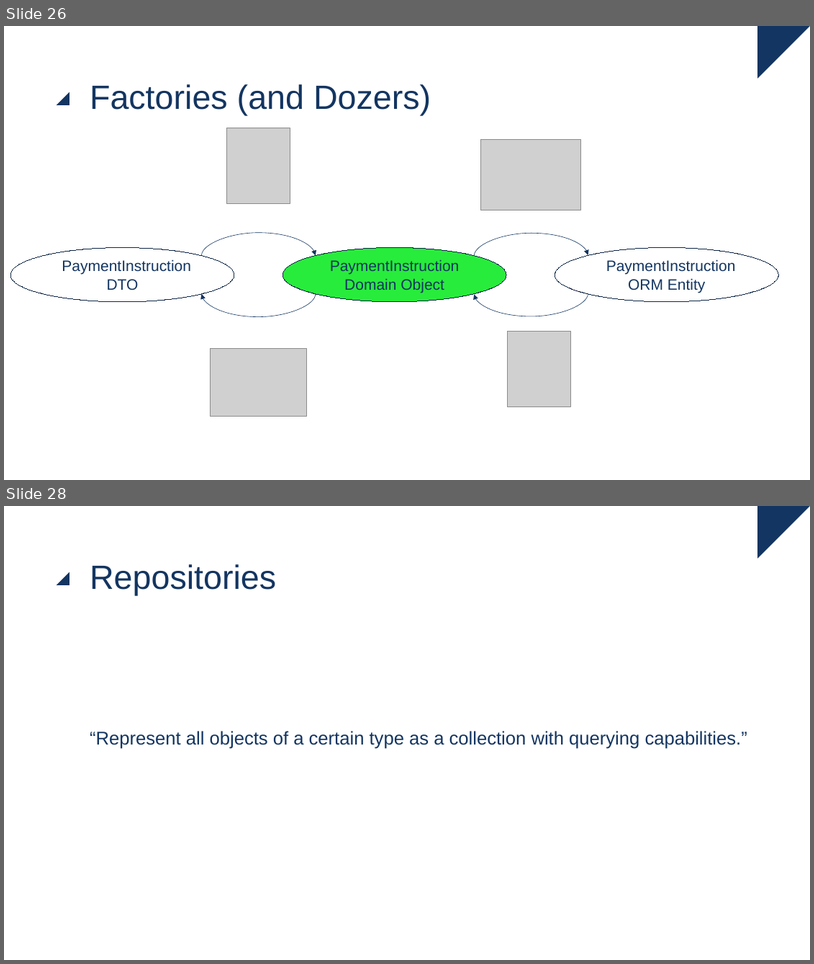
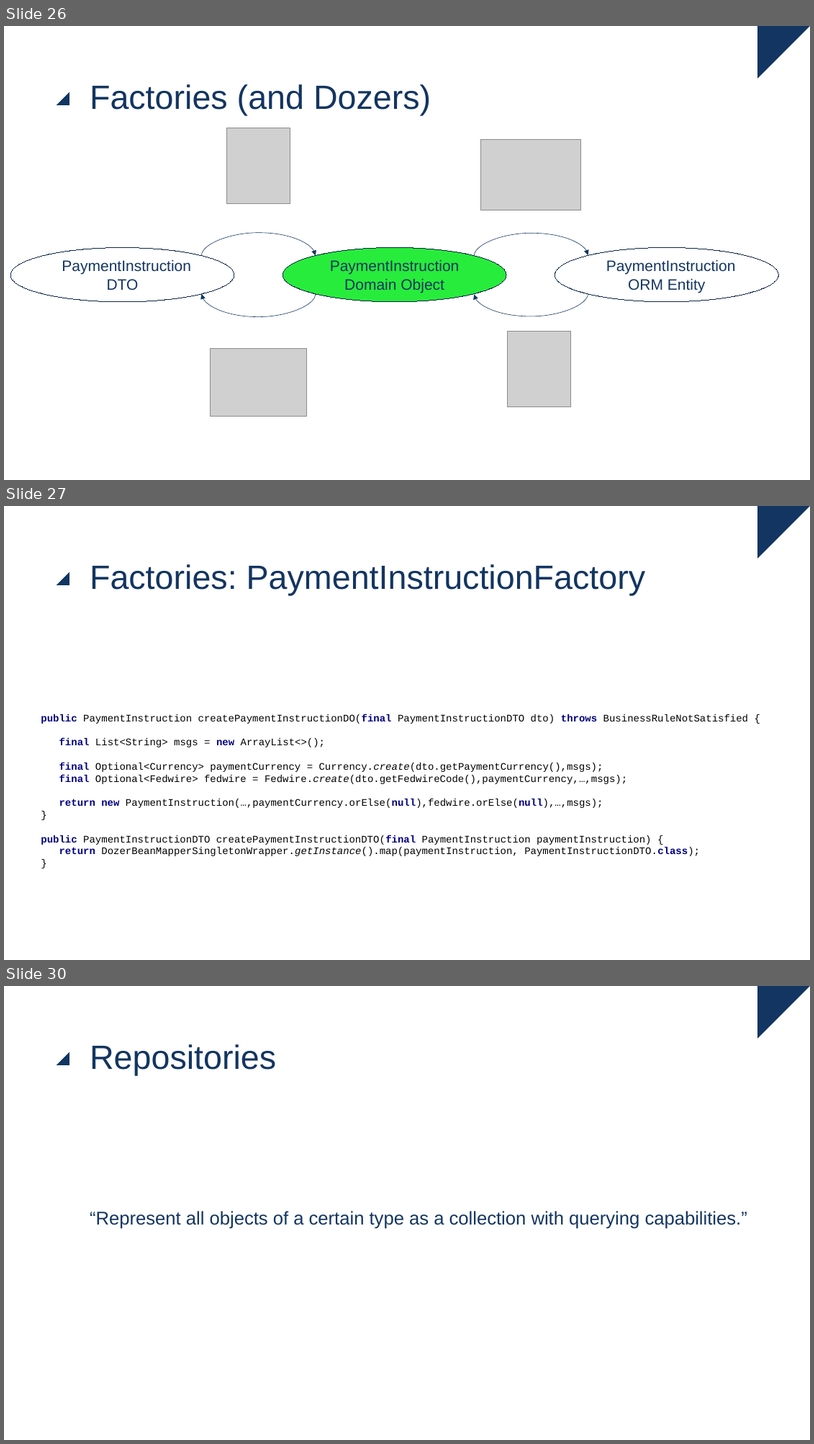
Before and after one commit to ingmars1709/ddd, a slide deck: ddd.pptx. Shown one above the other, each under a label of ours: slides 26 and 28 before the commit, slides 26, 27 and 30 after it; the slides between them are not shown. The pictures are 814x964 and 814x1444 pixels, drawn with LibreOffice and Linux fonts; fonts in the diff are those of the drawing; grey boxes stand for pictures. Boxes give left, top, right and bottom in pixels: in the first picture for what was removed or moved away, otherwise in the second. Text is boxed around its words. In the diff, an @@ line names an element or a change of style, - is before the commit and + after.

Commit message:
Added examples Entities Factory

```diff
--- a/ddd.pptx
+++ b/ddd.pptx
@@ slide 27 added at (x1=4, y1=506, x2=810, y2=960), background #FFFFFF; not listed: 4 template elements that a slide beside it also shows @@
@@ title added at (x1=90, y1=564, x2=646, y2=595), 40 pt, text #133561 @@
+Factories: PaymentInstructionFactory
@@ text added at (x1=41, y1=714, x2=748, y2=856), 12 pt, text #000000 @@
+public PaymentInstruction createPaymentInstructionDO(final PaymentInstructionDTO dto) throws BusinessRuleNotSatisfied {
+final List<String> msgs = new ArrayList<>();
+final Optional<Currency> paymentCurrency = Currency.create(dto.getPaymentCurrency(),msgs);
+final Optional<Fedwire> fedwire = Fedwire.create(dto.getFedwireCode(),paymentCurrency,…,msgs);
+return new PaymentInstruction(…,paymentCurrency.orElse(null),fedwire.orElse(null),…,msgs);
+}
+public PaymentInstructionDTO createPaymentInstructionDTO(final PaymentInstruction paymentInstruction) {
+return DozerBeanMapperSingletonWrapper.getInstance().map(paymentInstruction, PaymentInstructionDTO.class);
+}
@@ what was slide 28 is now slide 30 @@
```
Also in this commit, not shown: 3 slides changed, 1 other slide added.
